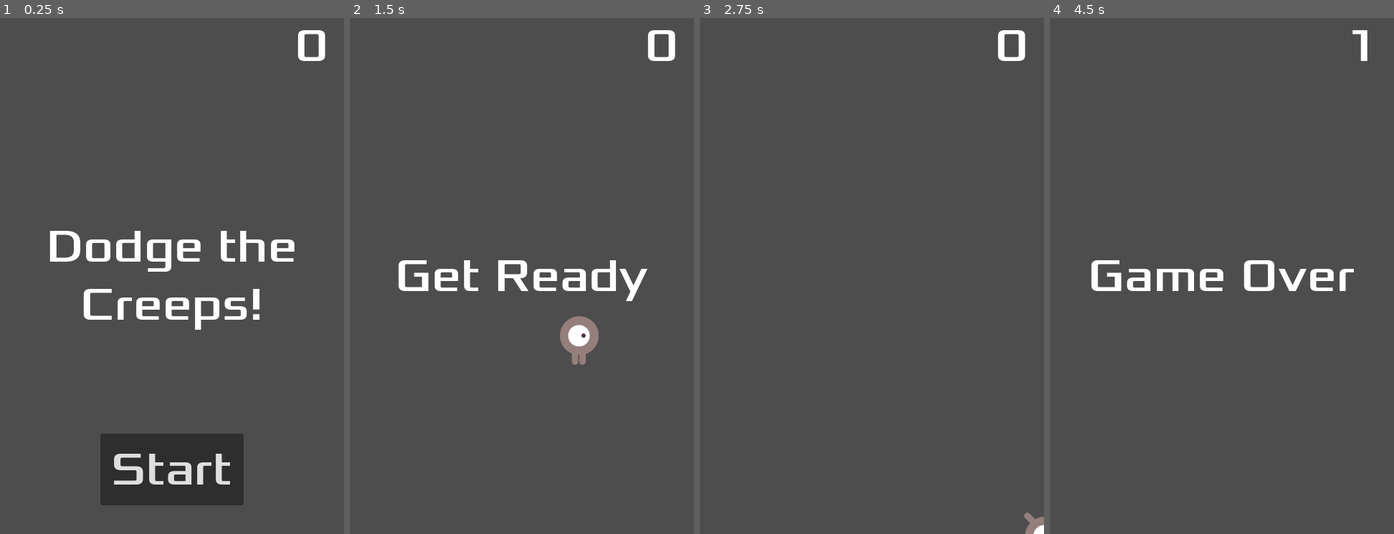
Above: before the commit, frames 1-4 (left to right).
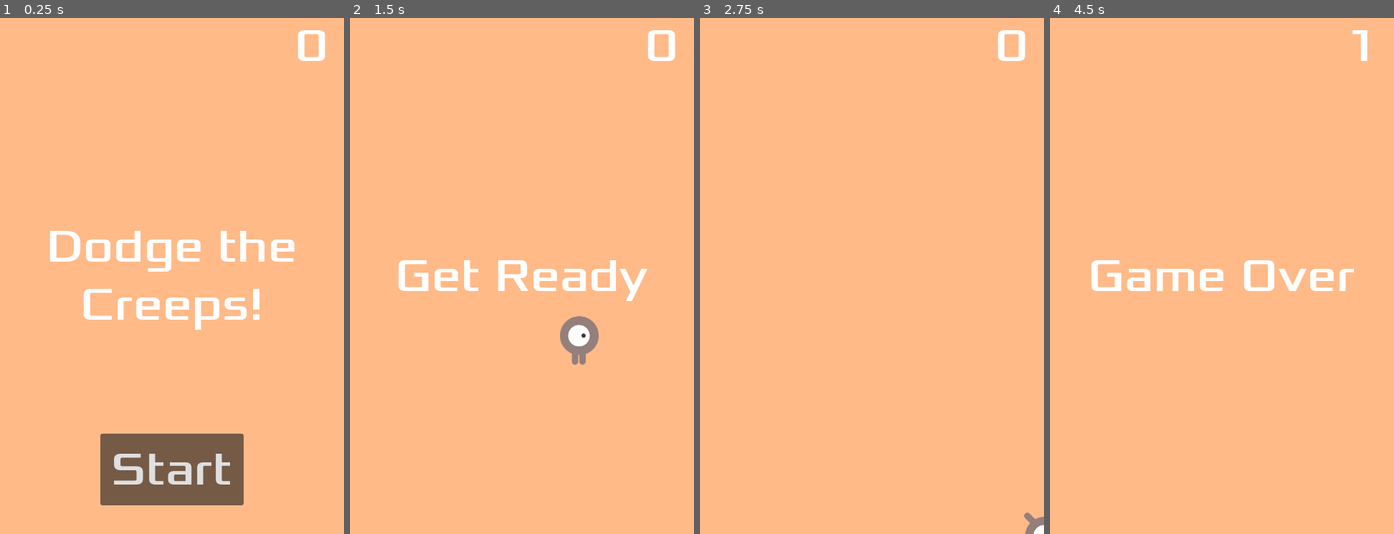
Above: after the commit, the same moments.

Repository: lancelote/dodge-the-creeps-2d
Game: Godot game, scene res://main.tscn
Same seed, same stepped clock (60 frames per second), same inputs: the game is played once before the commit and once after it.
Inputs:
- Up to frame 1 (0.25 s): no input
- Up to frame 2 (1.5 s): click "Start" at 0.5 s; tap Enter at 1.25 s; hold D (move_right) from 1.28 s (still down)
- Up to frame 3 (2.75 s): release D (move_right) at 2.03 s; hold S (move_down) from 2.03 s (still down)
- Up to frame 4 (4.5 s): release S (move_down) at 2.78 s; hold D (move_right) 2.78-3.53 s; hold W (move_up) 3.53-4.28 s; hold A (move_left) from 4.28 s (still down)

The runs differ from the first frame. In frame 1, 97% of the frame differs, in the area x 0-100%, y 0-100%; in frame 2, 98%; in frame 3, 100%; in frame 4, 98%.

Commit message:
change background color

Diff:
--- a/main.tscn
+++ b/main.tscn
@@ -14,6 +14,14 @@
 [node name="Main" type="Node"]
 script = ExtResource("1_0xm2m")
 mob_scene = ExtResource("2_h2yge")
+
+[node name="ColorRect" type="ColorRect" parent="."]
+anchors_preset = 15
+anchor_right = 1.0
+anchor_bottom = 1.0
+grow_horizontal = 2
+grow_vertical = 2
+color = Color(1, 0.729412, 0.533333, 1)
 
 [node name="Player" parent="." instance=ExtResource("1_ig7tw")]
 
